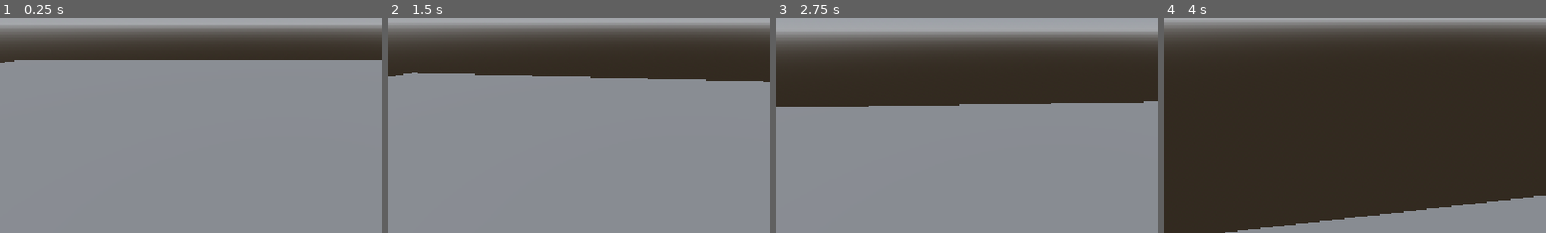
Above: before the commit, frames 1-4 (left to right).
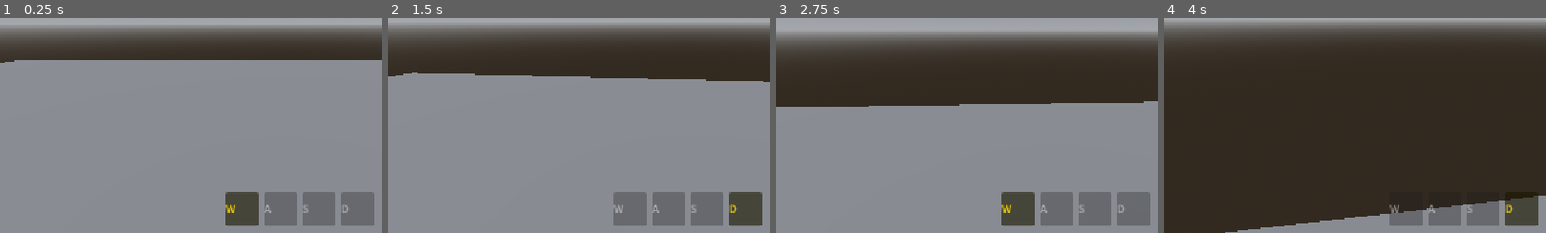
Above: after the commit, the same moments.

Repository: Fahmi-mi/my-first-rpg
Game: Godot game, scene res://src/world/test_world.tscn
The game is run twice, just before and just after one commit, with the same random seed, the same clock (stepped at 60 frames per second) and the same inputs. The project has no main scene, so this scene is started directly.
Inputs (mouse positions are % of the whole screen's width and height, from its top left):
- Up to frame 1 (0.25 s): no input
- Up to frame 2 (1.5 s): tap Enter at 0.5 s; move the mouse to (55, 50) at 0.52 s; hold A (slot_a, bound only after the commit) 0.53-1.28 s; hold X (move_forward) from 0.53 s (still down); tap Shift (jump) at 0.77 s; tap D (slot_d, bound only after the commit) at 0.8, 1.35 s; move the mouse to (45, 50) at 1.27 s
- Up to frame 3 (2.75 s): keep holding X (move_forward); tap Shift (jump) at 1.52 s; tap S (slot_s, bound only after the commit) at 1.55 s; move the mouse to (52, 48) at 2.02 s; hold S (slot_s, bound only after the commit) from 2.03 s (still down); tap W (slot_w, bound only after the commit) at 2.3 s
- Up to frame 4 (4 s): keep holding X (move_forward); move the mouse to (49, 52) at 2.77 s; release S (slot_s, bound only after the commit) at 2.78 s; tap W (slot_w, bound only after the commit) at 2.85 s; tap Shift (jump) at 3.02, 3.77 s; tap A (slot_a, bound only after the commit) at 3.05 s; move the mouse to (57, 51) at 3.52 s; hold A (slot_a, bound only after the commit) from 3.53 s (still down); tap D (slot_d, bound only after the commit) at 3.8 s
The pictures show only the part of the screen within x 11-61%, y 49-99%; the shares and areas given below are measured in that part.

The runs differ from the first frame. In frame 1, 5.2% of the frame differs, in the area x 59-98%, y 80-97%; in frame 2, 5.2%; in frame 3, 5.2%; in frame 4, 3.3%.

Commit message:
feat: implement4-slot inventory system with HUD

Diff:
--- a/project.godot
+++ b/project.godot
@@ -56,6 +56,26 @@
 "events": [Object(InputEventKey,"resource_local_to_scene":false,"resource_name":"","device":16,"window_id":0,"alt_press …(195 unchanged characters)…
 ]
 }
+slot_w={
+"deadzone": 0.2,
+"events": [Object(InputEventKey,"resource_local_to_scene":false,"resource_name":"","device":16,"window_id":0,"alt_pressed":false,"shift_pressed":false,"ctrl_pressed":false,"meta_pressed":false,"pressed":false,"keycode":0,"physical_keycode":87,"key_label":0,"unicode":0,"location":0,"echo":false,"script":null)
+]
+}
+slot_a={
+"deadzone": 0.2,
+"events": [Object(InputEventKey,"resource_local_to_scene":false,"resource_name":"","device":16,"window_id":0,"alt_pressed":false,"shift_pressed":false,"ctrl_pressed":false,"meta_pressed":false,"pressed":false,"keycode":0,"physical_keycode":65,"key_label":0,"unicode":0,"location":0,"echo":false,"script":null)
+]
+}
+slot_s={
+"deadzone": 0.2,
+"events": [Object(InputEventKey,"resource_local_to_scene":false,"resource_name":"","device":16,"window_id":0,"alt_pressed":false,"shift_pressed":false,"ctrl_pressed":false,"meta_pressed":false,"pressed":false,"keycode":0,"physical_keycode":83,"key_label":0,"unicode":0,"location":0,"echo":false,"script":null)
+]
+}
+slot_d={
+"deadzone": 0.2,
+"events": [Object(InputEventKey,"resource_local_to_scene":false,"resource_name":"","device":16,"window_id":0,"alt_pressed":false,"shift_pressed":false,"ctrl_pressed":false,"meta_pressed":false,"pressed":false,"keycode":0,"physical_keycode":68,"key_label":0,"unicode":0,"location":0,"echo":false,"script":null)
+]
+}
 
 [physics]
 
--- a/src/autoload/event_bus.gd
+++ b/src/autoload/event_bus.gd
@@ -13,3 +13,4 @@
 
 # inventory
 signal inventory_updated(slots: Array)
+signal inventory_slot_selected(active_index: int)
--- a/src/entities/player/player.tscn
+++ b/src/entities/player/player.tscn
@@ -1,6 +1,8 @@
 [gd_scene format=3 uid="uid://c41mykv688cxe"]
 
 [ext_resource type="Script" uid="uid://5kyst5yf7t4l" path="res://src/entities/player/player_controller.gd" id="1_4m8ck"]
+[ext_resource type="Script" uid="uid://cr8d614m2l6ds" path="res://src/entities/player/player_inventory.gd" id="2_vt6n5"]
+[ext_resource type="PackedScene" uid="uid://bdl2glnar40nr" path="res://src/ui/hud/inventory_hud.tscn" id="3_muk8e"]
 
 [sub_resource type="CapsuleShape3D" id="CapsuleShape3D_w8cqn"]
 
@@ -14,3 +16,8 @@
 transform = Transform3D(1, 0, 0, 0, 1, 0, 0, 0, 1, 0, 1.6, 0)
 
 [node name="Camera3D" type="Camera3D" parent="Head" unique_id=235367004]
+
+[node name="Inventory" type="Node" parent="." unique_id=1068612398]
+script = ExtResource("2_vt6n5")
+
+[node name="InventoryHUD" parent="." unique_id=1051674479 instance=ExtResource("3_muk8e")]
--- /dev/null
+++ b/src/entities/player/player_inventory.gd
@@ -0,0 +1,34 @@
+class_name PlayerInventory
+extends Node
+
+var slots: Array = [null, null, null, null]
+var active_slot_index: int = 0
+
+func _ready() -> void:
+	call_deferred("_update_ui")
+
+func _unhandled_input(event: InputEvent) -> void:
+	if event.is_action_pressed("slot_w"):
+		_select_slot(0)
+	elif event.is_action_pressed("slot_a"):
+		_select_slot(1)
+	elif event.is_action_pressed("slot_s"):
+		_select_slot(2)
+	elif event.is_action_pressed("slot_d"):
+		_select_slot(3)
+
+func _select_slot(index: int) -> void:
+	active_slot_index = index
+	_update_ui()
+	EventBus.inventory_slot_selected.emit(active_slot_index)
+
+func add_item(item: ItemData) -> bool:
+	for i in range(slots.size()):
+		if slots[i] == null:
+			slots[i] = item
+			_update_ui()
+			return true
+	return false
+
+func _update_ui() -> void:
+	EventBus.inventory_updated.emit(slots)
--- /dev/null
+++ b/src/items/item_data.gd
@@ -0,0 +1,6 @@
+class_name ItemData
+extends  Resource
+
+@export var id: String = ""
+@export var item_name: String = ""
+@export var icon: Texture2D = null
--- /dev/null
+++ b/src/ui/hud/inventory_hud.gd
@@ -0,0 +1,32 @@
+extends CanvasLayer
+
+@onready var slots_container: HBoxContainer = $MarginContainer/HBoxContainer
+
+const COLOR_ACTIVE: Color = Color(1.0, 0.85, 0.0)
+const COLOR_NORMAL: Color = Color(1.0, 1.0, 1.0, 0.5)
+
+func _ready() -> void:
+	EventBus.inventory_updated.connect(_on_inventory_updated)
+	EventBus.inventory_slot_selected.connect(_on_slot_selected)
+	_on_slot_selected(0)
+
+func _on_inventory_updated(slots: Array) -> void:
+	var slot_nodes: Array = slots_container.get_children()
+
+	for i in range(slot_nodes.size()):
+		var slot_node: PanelContainer = slot_nodes[i]
+		var icon_rect: TextureRect = slot_node.get_node_or_null("TextureRect")
+
+		if icon_rect:
+			if i < slots.size() and slots[i] != null:
+				icon_rect.texture = slots[i].icon
+			else:
+				icon_rect.texture = null
+
+func _on_slot_selected(active_index: int) -> void:
+	var slot_nodes: Array = slots_container.get_children()
+	for i in range(slot_nodes.size()):
+		if i == active_index:
+			slot_nodes[i].modulate = COLOR_ACTIVE
+		else:
+			slot_nodes[i].modulate = COLOR_NORMAL
--- /dev/null
+++ b/src/ui/hud/inventory_hud.tscn
@@ -0,0 +1,67 @@
+[gd_scene format=3 uid="uid://bdl2glnar40nr"]
+
+[ext_resource type="Script" uid="uid://474l4h57fglx" path="res://src/ui/hud/inventory_hud.gd" id="1_bt87i"]
+
+[node name="InventoryHUD" type="CanvasLayer" unique_id=1051674479]
+script = ExtResource("1_bt87i")
+
+[node name="MarginContainer" type="MarginContainer" parent="." unique_id=664117008]
+anchors_preset = 7
+anchor_left = 0.5
+anchor_top = 1.0
+anchor_right = 0.5
+anchor_bottom = 1.0
+offset_left = -20.0
+offset_top = -40.0
+offset_right = 20.0
+grow_horizontal = 2
+grow_vertical = 0
+theme_override_constants/margin_bottom = 20
+
+[node name="HBoxContainer" type="HBoxContainer" parent="MarginContainer" unique_id=308296193]
+layout_mode = 2
+theme_override_constants/separation = 8
+
+[node name="Slot0" type="PanelContainer" parent="MarginContainer/HBoxContainer" unique_id=1312001245]
+custom_minimum_size = Vector2(50, 50)
+layout_mode = 2
+
+[node name="Label" type="Label" parent="MarginContainer/HBoxContainer/Slot0" unique_id=1319594559]
+layout_mode = 2
+text = "W"
+
+[node name="TextureRect" type="TextureRect" parent="MarginContainer/HBoxContainer/Slot0" unique_id=1762134953]
+layout_mode = 2
+
+[node name="Slot1" type="PanelContainer" parent="MarginContainer/HBoxContainer" unique_id=214146089]
+custom_minimum_size = Vector2(50, 50)
+layout_mode = 2
+
+[node name="Label" type="Label" parent="MarginContainer/HBoxContainer/Slot1" unique_id=1070188228]
+layout_mode = 2
+text = "A"
+
+[node name="TextureRect" type="TextureRect" parent="MarginContainer/HBoxContainer/Slot1" unique_id=2141241803]
+layout_mode = 2
+
+[node name="Slot2" type="PanelContainer" parent="MarginContainer/HBoxContainer" unique_id=1863789936]
+custom_minimum_size = Vector2(50, 50)
+layout_mode = 2
+
+[node name="Label" type="Label" parent="MarginContainer/HBoxContainer/Slot2" unique_id=417328550]
+layout_mode = 2
+text = "S"
+
+[node name="TextureRect" type="TextureRect" parent="MarginContainer/HBoxContainer/Slot2" unique_id=1488429103]
+layout_mode = 2
+
+[node name="Slot3" type="PanelContainer" parent="MarginContainer/HBoxContainer" unique_id=1923077038]
+custom_minimum_size = Vector2(50, 50)
+layout_mode = 2
+
+[node name="Label" type="Label" parent="MarginContainer/HBoxContainer/Slot3" unique_id=740436459]
+layout_mode = 2
+text = "D"
+
+[node name="TextureRect" type="TextureRect" parent="MarginContainer/HBoxContainer/Slot3" unique_id=1048376605]
+layout_mode = 2
Not shown, added: src/entities/player/player_inventory.gd.uid
Not shown, added: src/items/item_data.gd.uid
Not shown, added: src/ui/hud/inventory_hud.gd.uid
